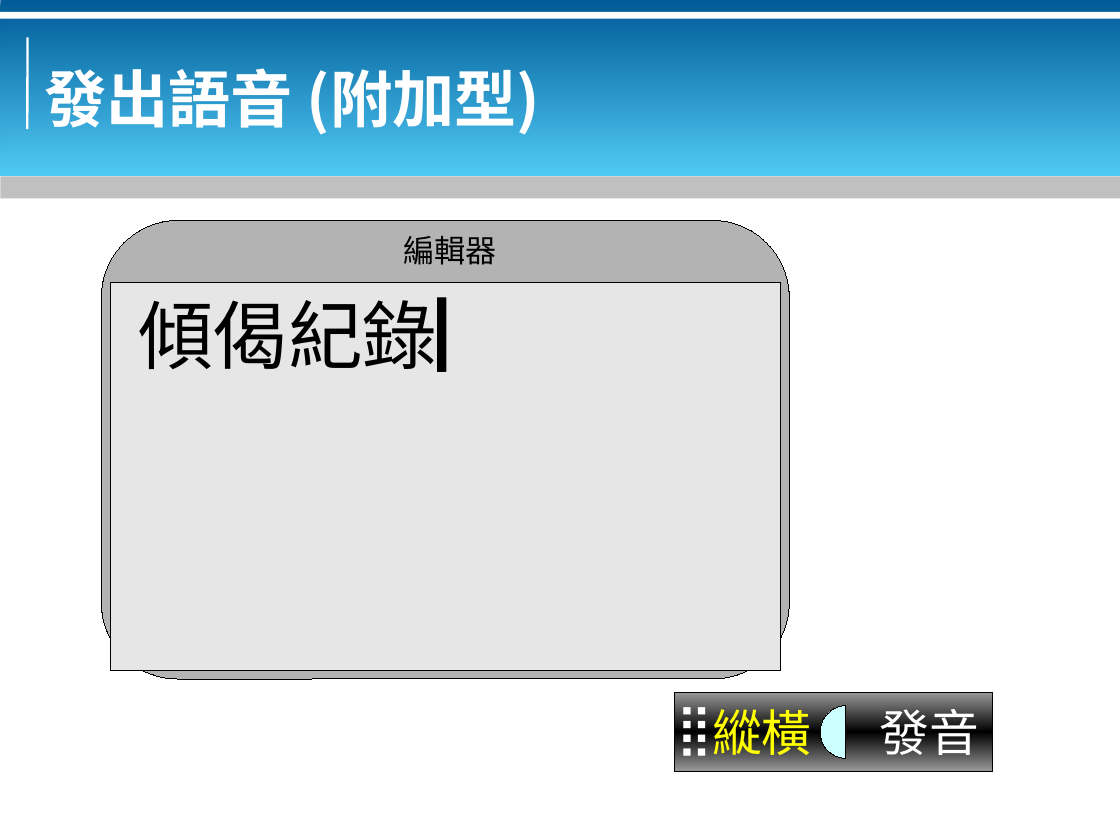
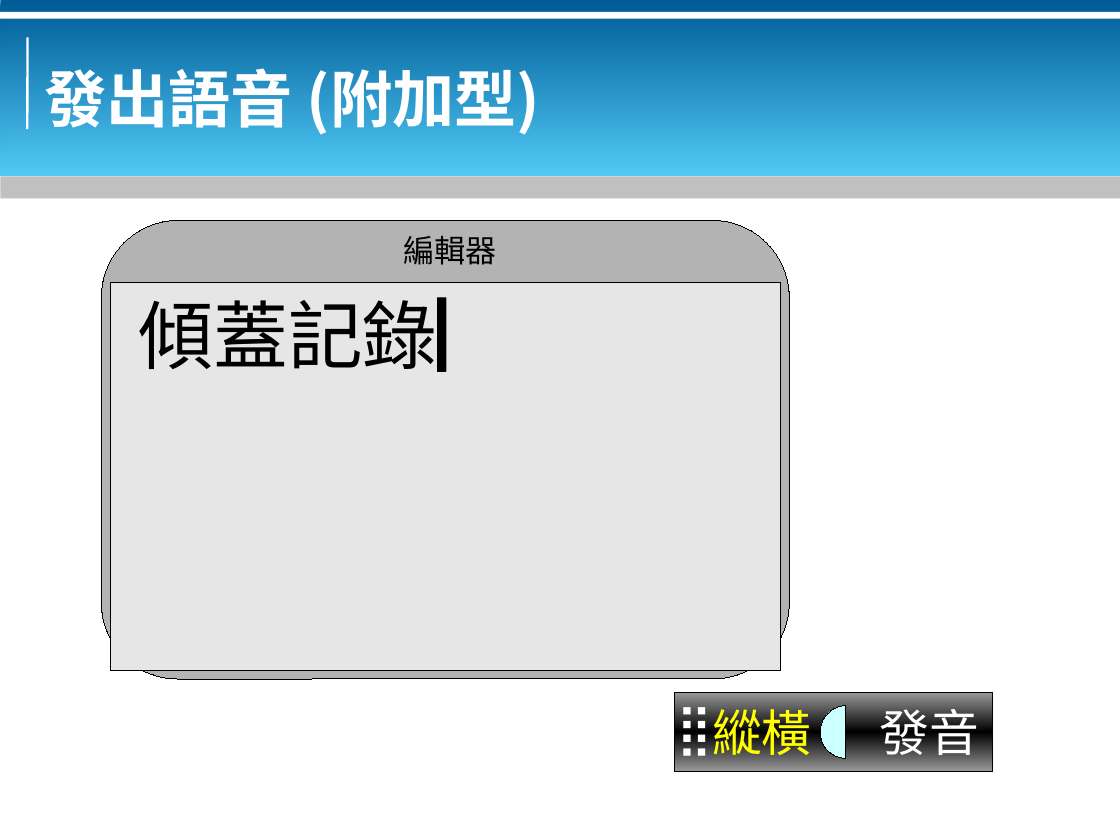
Before and after one commit to bluebat/.presentations, a slide deck: slide 6 of concept-of-output-filters-for-input-method.odp. Drawn at 1120x840 pixels with LibreOffice and Linux fonts; fonts in the diff are those of the drawing; background and template pictures are left out. Boxes give left, top, right and bottom in pixels: in the first picture for what was removed or moved away, otherwise in the second. Text is boxed around its words. In the diff, an @@ line names an element or a change of style, - is before the commit and + after.

```diff
--- a/concept-of-output-filters-for-input-method.odp
+++ b/concept-of-output-filters-for-input-method.odp
@@ text at <box>139,297,512,372</box>: text changed @@
-傾偈紀錄▏
+傾蓋記錄▏
```
Also in this commit, not shown: 12 other slides changed, 6 other files.
